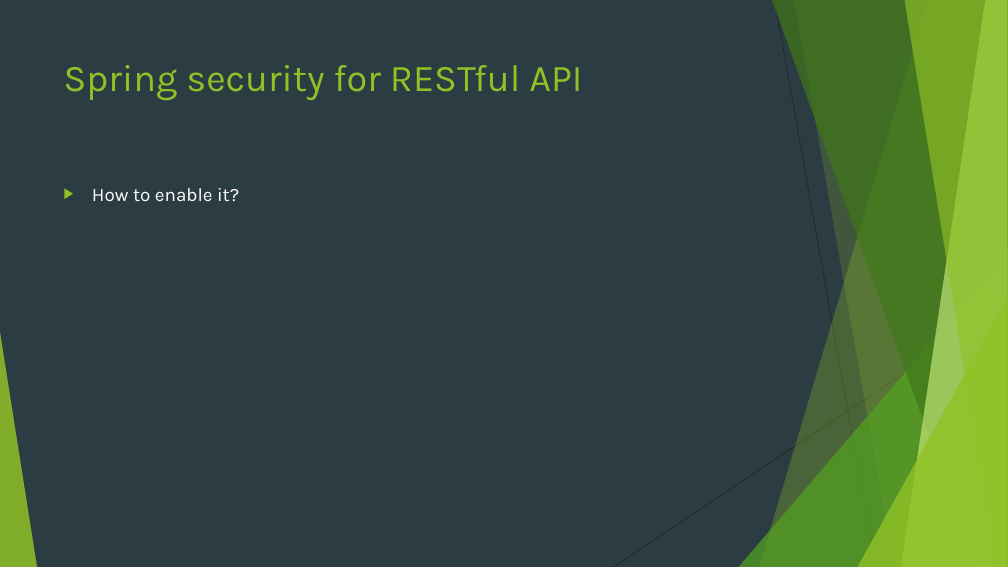
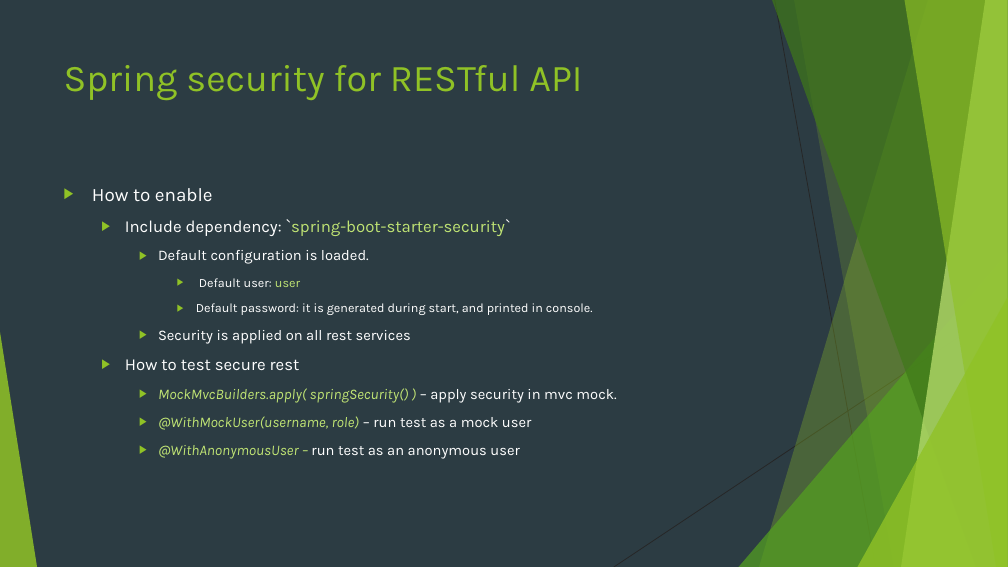
Before and after one commit to markojevtic/spring-boot-workshop, a slide deck: slide 27 of documentation/SpringBoot.pptx. Drawn at 1008x567 pixels with LibreOffice and Linux fonts; fonts in the diff are those of the drawing. Boxes give left, top, right and bottom in pixels: in the first picture for what was removed or moved away, otherwise in the second. Text is boxed around its words. In the diff, an @@ line names an element or a change of style, - is before the commit and + after.

Commit message:
spring security basic examples, and slides

```diff
--- a/documentation/SpringBoot.pptx
+++ b/documentation/SpringBoot.pptx
@@ text at [92,188,616,459]: text changed; size 18 to 14 pt @@
-▶ How to enable it?
+▶ How to enable
+  ▶ Include dependency: `spring-boot-starter-security`
+    ▶ Default configuration is loaded.
+      ▶ Default user: user
+      ▶ Default password: it is generated during start, and printed in console.
+    ▶ Security is applied on all rest services
+  ▶ How to test secure rest
+    ▶ MockMvcBuilders.apply( springSecurity() ) – apply security in mvc mock.
+    ▶ @WithMockUser(username, role) – run test as a mock user
+    ▶ @WithAnonymousUser – run test as an anonymous user
```
Also in this commit, not shown: 2 slides added, 9 other files.
